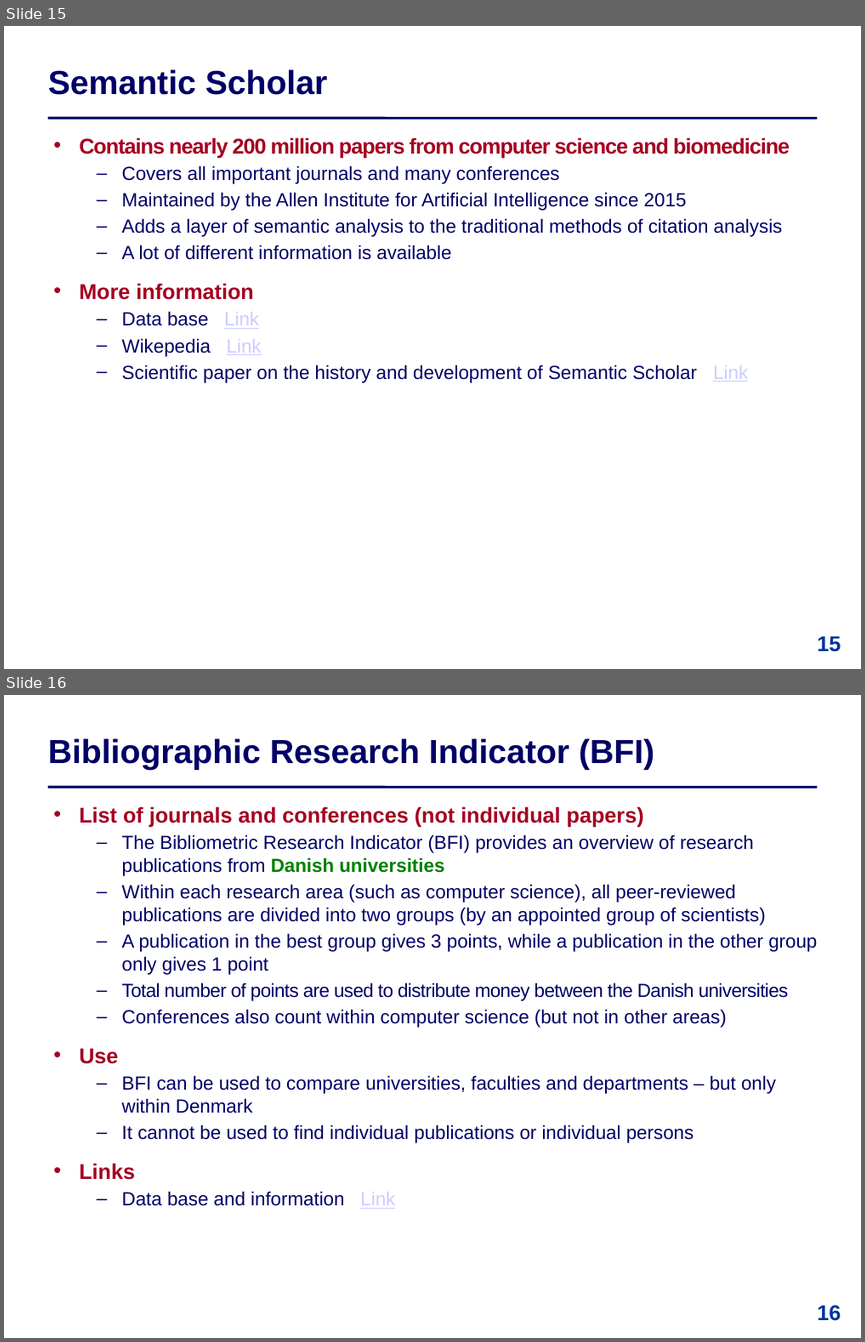
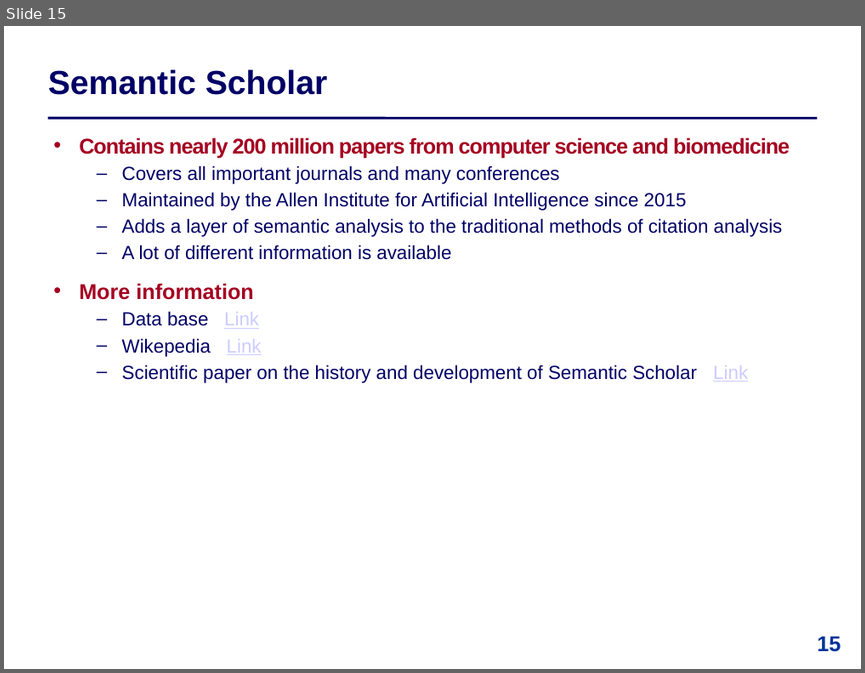
Before and after one commit to IntProgAU/Materiale, a slide deck: web/b23/3 Publication Traditions.pptx. Shown one above the other, each under a label of ours: slides 15 and 16 before the commit, slide 15 after it. The pictures are 865x1342 and 865x673 pixels, drawn with LibreOffice and Linux fonts; fonts in the diff are those of the drawing. Boxes give left, top, right and bottom in pixels: in the first picture for what was removed or moved away, otherwise in the second. Text is boxed around its words. In the diff, an @@ line names an element or a change of style, - is before the commit and + after.

```diff
--- a/web/b23/3 Publication Traditions.pptx
+++ b/web/b23/3 Publication Traditions.pptx
@@ slide 16 removed at (x1=4, y1=695, x2=861, y2=1338), background #FFFFFF; not listed: 1 template element that a slide beside it also shows @@
@@ title removed at (x1=48, y1=738, x2=654, y2=770) @@
-Bibliographic Research Indicator (BFI)
@@ text removed at (x1=79, y1=806, x2=817, y2=1143) @@
-  • List of journals and conferences (not individual papers)
-  – The Bibliometric Research Indicator (BFI) provides an overview of research publications from Danish universities
-  – Within each research area (such as computer science), all peer-reviewed publications are divided into two groups (by an appointed group of scientists)
-  – A publication in the best group gives 3 points, while a publication in the other group only gives 1 point
-  – Total number of points are used to distribute money between the Danish universities
-  – Conferences also count within computer science (but not in other areas)
-  • Use
-  – BFI can be used to compare universities, faculties and departments – but only within Denmark
-  – It cannot be used to find individual publications or individual persons
-  • Links
-  – Data base and information Link
@@ page number removed at (x1=817, y1=1304, x2=840, y2=1321) @@
-16
```
Also in this commit, not shown: 3 slides changed.
